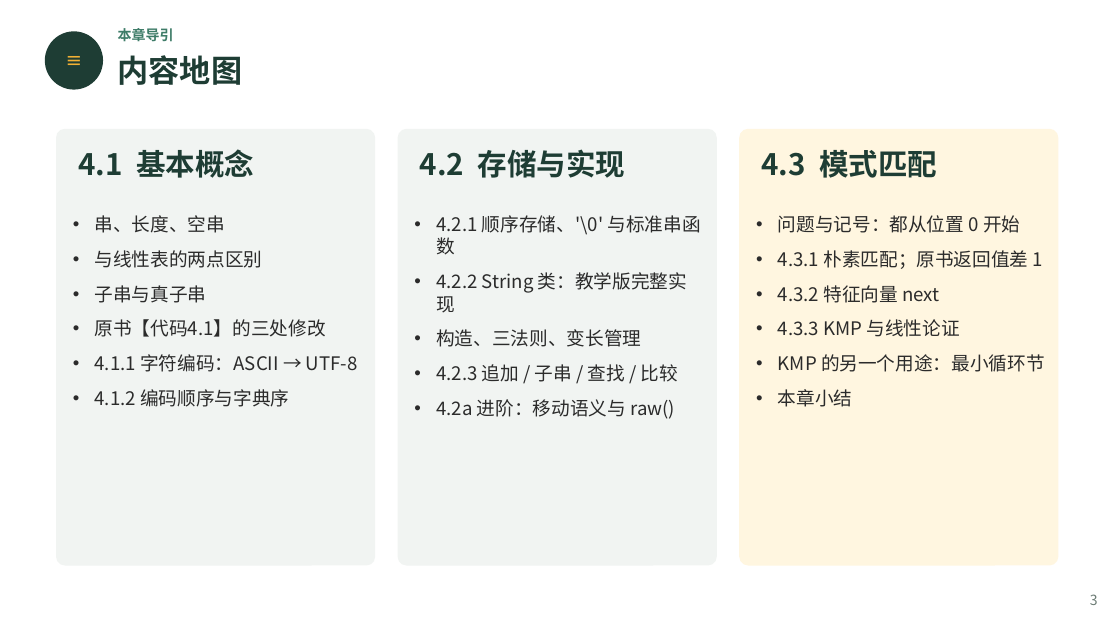
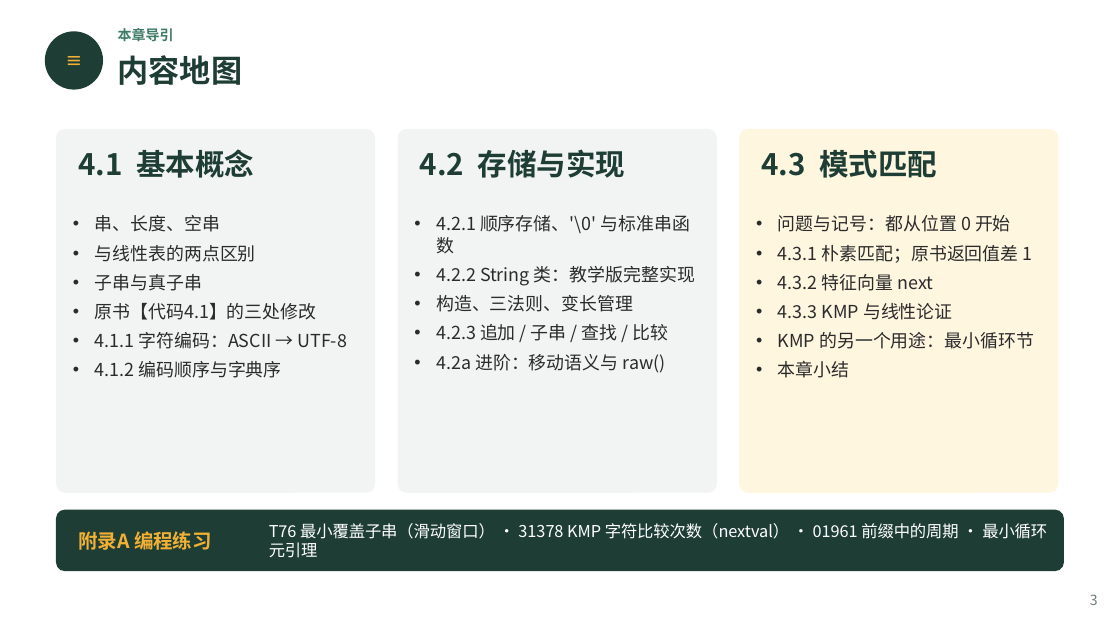
Before and after one commit to GMyhf/2026fall-cs201, a slide deck: slide 3 of courseware/202609_DSA_04_String.pptx. Drawn at 1120x630 pixels with LibreOffice and Linux fonts; fonts in the diff are those of the drawing. Boxes give left, top, right and bottom in pixels: in the first picture for what was removed or moved away, otherwise in the second. Text is boxed around its words. In the diff, an @@ line names an element or a change of style, - is before the commit and + after.

```diff
--- a/courseware/202609_DSA_04_String.pptx
+++ b/courseware/202609_DSA_04_String.pptx
@@ rounded rectangle: place and size @@
-rounded rectangle at box(56, 129, 375, 566)
+rounded rectangle at box(56, 129, 375, 493)
@@ rounded rectangle: place and size @@
-rounded rectangle at box(398, 129, 717, 566)
+rounded rectangle at box(398, 129, 717, 493)
@@ rounded rectangle: place and size @@
-rounded rectangle at box(739, 129, 1058, 566)
+rounded rectangle at box(739, 129, 1058, 493)
@@ size 12 to 11.5 pt; less space between paragraphs in 3 elements at box(95, 215, 347, 378), box(436, 215, 695, 373), box(778, 215, 1034, 378) @@
@@ rounded rectangle added at box(56, 510, 1064, 571), fill #1E3D34 @@
@@ text added at box(78, 531, 212, 550), 12.5 pt, text #F2B134, bold @@
+附录A 编程练习
@@ text added at box(269, 523, 1047, 558), 10.5 pt, text #FFFFFF @@
+T76 最小覆盖子串（滑动窗口） · 31378 KMP 字符比较次数（nextval） · 01961 前缀中的周期 · 最小循环元引理
```
Also in this commit, not shown: 1 other slide changed, 18 slides added, 2 other files.
